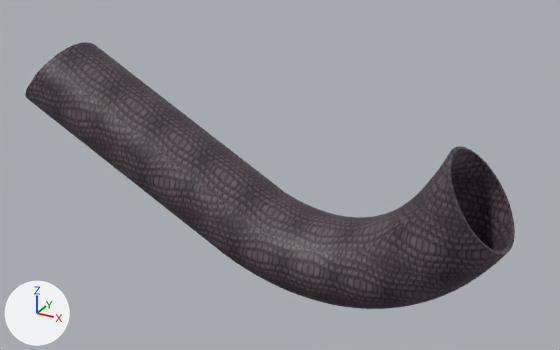
What one commit did to the Blender file blender/disco_tube.blend.
The view is the same before and after, from a camera (50 mm lens) standing at (4.32, -8.5, 4.62) and looking at (-0.45, 0.18, 0.27). Lighting does not change. The marker at lower left points along +X, +Y and +Z.

Objects in the first picture: 'tube-col'.
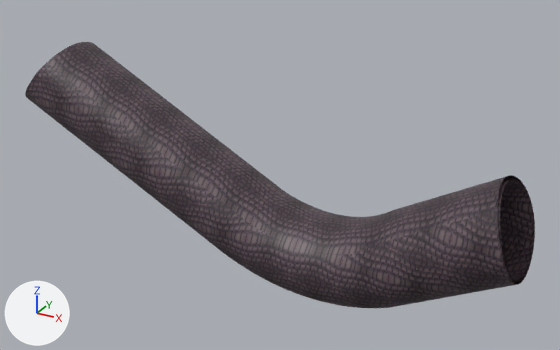
Commit message: disco level made easier

What the commit changed:
me_cylinder_002 is used by ob_tube_col; location (0.0, 0.0, 0.0).
me_cylinder_002 had 4608 vertices, 4544 faces and spanned x -4.55..2.81, y -0.7..0.7, z -1.27..1.76.
me_cylinder_002 now has 2816 vertices, 2688 faces and spans x -4.55..3.02, y -0.7..0.7, z -1.27..1.76.
me_cylinder_002 part 1: 1920 vertices removed from x 1.3..2.81, y -0.7..0.7, z -1.04..1.18; 128 vertices added at x 2.62..3.02, y -0.7..0.7, z -0.28..0.93.
me_cylinder_002 part 2: 2560 kept faces spanning x -4.55..1.45, y -0.7..0.7, z -1.27..1.76 get new texture (UV) coordinates.
Object 'tube-col' (ob_tube_col) moves from (0.0, 0.0, 0.0) to (0.0, 0.0, 0.009).

Pixel boxes (x1, y1, x2, y2) of what changed, in the pictures (560 x 350 px):
'tube-col', reshaped, moved: before (25, 42, 515, 309); after (25, 42, 535, 308)
part 1 of me_cylinder_002, cut back: before (375, 146, 515, 308); after (375, 175, 535, 308)
part 2 of me_cylinder_002, surface changed: (26, 51, 379, 300) in both
